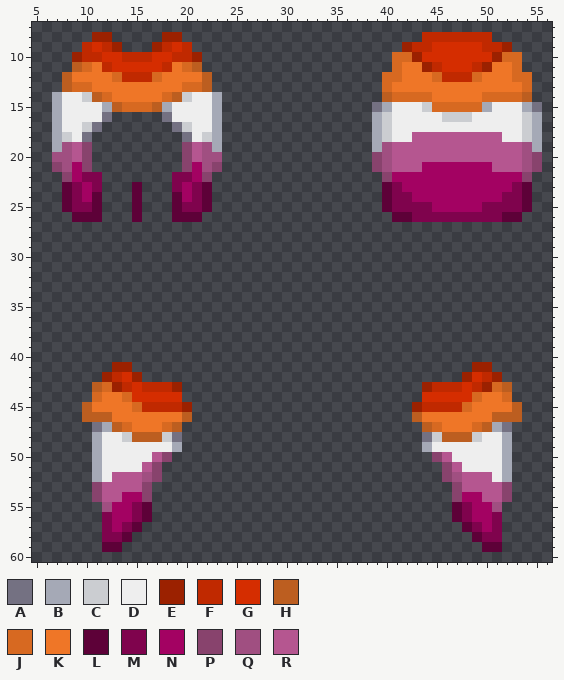
Two states of a pixel-art sprite, Resources/Textures/Clothing/Neck/Cloaks/les.rsi/equipped-NECK.png. Above, as it was before the edit.
The file is 64x64 pixels. Colours within 5 levels of each other are drawn and written as one. Shown: x 5..56, y 7..60.
Palette (. is transparent): A #747182  B #a5a9b6  C #cbcdd1  D #eeeeee  E #9b2100  F #c02900  G #d52d00  H #bc5e20  J #d76921  K #ef7627  L #5d0138  M #7f034d  N #a30262  P #88436d  Q #a04f81  R #b55690
After the commit:
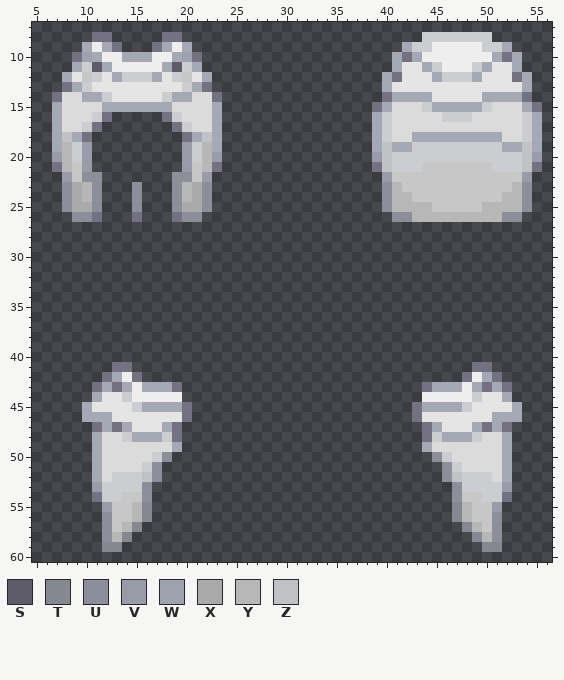
Colours new in this view: S #5e5c69  T #858891  U #8c8f99  V #999ca8  W #9ea2ae  X #aaaaaa  Y #b7b7b7  Z #c0c2c5
What changed:
colour D: #eeeeee -> #dbdbdb
colour G: #d52d00 -> #eeeeee
colour K: #ef7627 -> #e5e5e5
colour N: #a30262 -> #c8c7c7
y 8: x 11..12 EE -> AA; x 18..19 EE -> AA; x 44..50 FFFFFFF -> CCCCCCC
y 9: x 10 F -> B; x 12..13 FE -> BA; x 17..18 EF -> AB; x 20 F -> B; x 42..44 EFF -> BCC; x 50..52 FFE -> CCB
y 10: x 9..11 EFF -> AWB; x 14..16 FFF -> BBB; x 19..21 FFE -> BWA; x 41..43 JJE -> BAB; x 51..53 EJJ -> BAB
y 11: x 9..12 HJKF -> BCSB; x 18..21 FKJH -> BSCB; x 41 J -> B; x 44..45 EF -> BC; x 49..50 FE -> CB; x 53 J -> B
y 12: x 8 H -> B; x 10..11 KK -> NC; x 13..17 JFFFJ -> BCCCB; x 19..20 KK -> CN; x 22 H -> B; x 40..41 JJ -> BA; x 45..49 JFFFJ -> BCCCB; x 53..54 JJ -> AB
y 13: x 8..10 HJJ -> ABC; x 20..22 JJH -> CBA; x 40 J -> B; x 54 J -> B
y 14: x 7 B -> A; x 10..12 CHJ -> BBC; x 18..20 JHC -> CBB; x 23 B -> A; x 40..44 HJJJJ -> ABBBB; x 50..54 JJJJH -> BBBBA
y 15: x 13..17 HJJJH -> BBBBB; x 45..50 JJJJJB -> BBBBBC
y 16: x 11 D -> C; x 19 D -> C
y 18: x 8..9 CD -> ZB; x 21..22 DC -> BZ; x 43..51 RRRRRRRRR -> BBBBBBBBB
y 19: x 8..10 QRP -> YCV; x 20..22 PRQ -> VCY; x 40..54 QRRRRRRRRRRRRRQ -> ZBBCCCCCCCCCBBZ
y 20: x 7..10 QQRP -> VYCV; x 20..23 PRQQ -> VCYV; x 39..55 PQRRRRRRRRRRRRRQP -> VZCCCCCCCCCCCCCZV
y 21: x 7..8 PQ -> AY; x 10 P -> V; x 20 P -> V; x 22..23 QP -> YA; x 39..43 PQRRR -> AZCCC; x 51..55 RRRQP -> CCCZA
y 22: x 8 P -> V; x 10..11 MM -> UU; x 19..20 MM -> UU; x 22 P -> V; x 40 P -> V; x 54 P -> V
y 23: x 8..11 LMNM -> UXYU; x 15 L -> U; x 19..22 MNML -> UYXU; x 40..41 LM -> UY; x 53..54 ML -> YU
y 24: x 8..11 LMNL -> UXYU; x 15 L -> U; x 19..22 LNML -> UYXU; x 40..42 LMM -> UYY; x 52..54 MML -> YYU
y 25: x 8..11 LMML -> UXXU; x 15 L -> U; x 19..22 LMML -> UXXU; x 40..44 LMMMM -> UYYYY; x 50..54 MMMML -> YYYYU
y 26: x 9..11 LLL -> UUA; x 15 L -> A; x 19..21 LLL -> AUU; x 41..53 LLMMMMMMMMMLL -> UUYYYYYYYYYUU
y 41: x 13..14 EE -> AA; x 49..50 EE -> AA
y 42: x 12..13 EF -> AB; x 15 E -> A; x 48 E -> A; x 50..51 FE -> BA
y 43: x 11..14 HJEF -> ABAB; x 16..19 FFFE -> BBBA; x 44..47 EFFF -> ABBB; x 49..52 FEJH -> BABA
y 44: x 11 J -> B; x 14 J -> C; x 49 J -> C; x 52 J -> B
y 45: x 10 H -> B; x 15..20 JFFFFE -> CBBBBA; x 43..48 EFFFFJ -> ABBBBC; x 53 H -> B
y 46: x 10..12 HHH -> BBB; x 20 H -> A; x 43 H -> A; x 51..53 HHH -> BBB
y 47: x 13..14 HJ -> AB; x 18..19 JH -> BA; x 44..45 HJ -> AB; x 49..50 JH -> BA
y 48: x 15..17 HHH -> BBB; x 46..48 HHH -> BBB
y 50: x 17..18 RP -> CU; x 45..46 PR -> UC
y 51: x 16..17 RP -> CU; x 46..47 PR -> UC
y 52: x 13..17 RRRQP -> CCCZU; x 46..50 PQRRR -> UZCCC
y 53: x 11..16 PRRRRP -> VCCCCU; x 47..52 PRRRRP -> UCCCCV
y 54: x 11..13 PRR -> ACC; x 16 P -> U; x 47 P -> U; x 50..52 RRP -> CCA
y 55: x 12 Q -> V; x 15..16 ML -> YT; x 47..48 LM -> TY; x 51 Q -> V
y 56: x 12 M -> U; x 15..16 ML -> YT; x 47..48 LM -> TY; x 51 M -> U
y 57: x 12 M -> U; x 14..15 ML -> YT; x 48..49 LM -> TY; x 51 M -> U
y 58: x 12..14 MML -> UYT; x 49..51 LMM -> TYU
y 59: x 12..13 LL -> TT; x 50..51 LL -> TT
